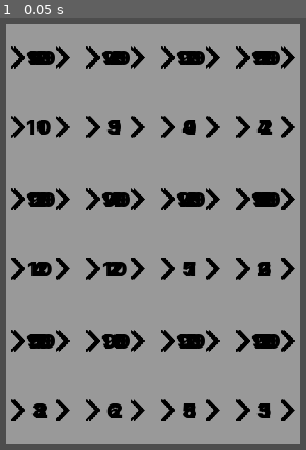
Above: before the commit, frame 1.
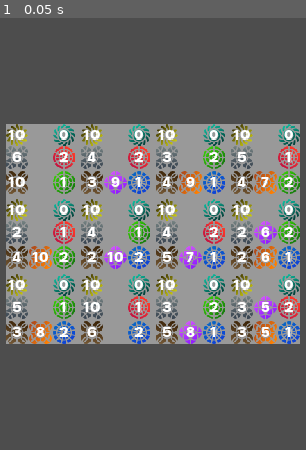
Above: after the commit, the same moment.

Repository: Pe3Hu/whao
Game: Godot game, scene res://entities/world/world.tscn
The game is run twice, just before and just after one commit, with the same random seed, the same clock (stepped at 60 frames per second) and the same inputs.
Inputs:
- Up to frame 1 (0.05 s): no input

The runs differ from the first frame. In frame 1, 66% of the frame differs, in the area x 1-99%, y 1-99%.
Error before the commit: Invalid assignment of property or key 'visible' with value of type 'bool' on a base object of type 'Nil'. (res://entities/trail/trail.gd:26)

Commit message:
Revert "version 0.002"
This reverts commit 9ac5971d13d1ed8ae3c08c1ecf2abd9ddcf1f38d.

Diff:
--- a/entities/crossroad/crossroad.gd
+++ /dev/null
@@ -1,21 +0,0 @@
-class_name Crossroad extends TextureRect
-
-
-var maze: Maze:
-	set = set_maze
-var resource: CrossroadResource:
-	set = set_resource
-
-var is_origin: bool:
-	set(is_origin_):
-		is_origin = is_origin_
-
-
-func set_resource(resource_: CrossroadResource) -> Crossroad:
-	resource = resource_
-	return self
-
-func set_maze(maze_: Maze) -> Crossroad:
-	maze = maze_
-	maze.crossroads.add_child(self)
-	return self
--- a/entities/crossroad/crossroad.tscn
+++ /dev/null
@@ -1,8 +0,0 @@
-[gd_scene load_steps=3 format=3 uid="uid://bfs7oqqxmoyl3"]
-
-[ext_resource type="Script" path="res://entities/crossroad/crossroad.gd" id="1_gxcw5"]
-[ext_resource type="Texture2D" uid="uid://dd13c4jjpve3v" path="res://entities/crossroad/active.png" id="1_wnnif"]
-
-[node name="Crossroad" type="TextureRect"]
-texture = ExtResource("1_wnnif")
-script = ExtResource("1_gxcw5")
--- a/entities/crossroad/crossroad_resource.gd
+++ /dev/null
@@ -1,20 +0,0 @@
-class_name CrossroadResource extends Resource
-
-
-var maze: MazeResource:
-	set = set_maze
-var grid: Vector2i:
-	set = set_grid
-
-var arrow_size: Vector2 = Vector2(32, 32)
-
-
-func set_grid(grid_: Vector2i) -> CrossroadResource:
-	grid = grid_
-	return self
-
-func set_maze(maze_: MazeResource) -> CrossroadResource:
-	maze = maze_
-	maze.crossroads.append(self)
-	maze.grids.crossroad[grid] = self
-	return self
--- a/entities/maze/maze.gd
+++ /dev/null
@@ -1,38 +0,0 @@
-class_name Maze extends NinePatchRect
-
-
-@export var crossroads: GridContainer
-@export var trails: GridContainer
-
-@onready var crossroad_scene = preload("res://entities/crossroad/crossroad.tscn")
-@onready var trail_scene = preload("res://entities/trail/trail.tscn")
-
-var planet: Planet:
-	set = set_planet
-var resource: MazeResource:
-	set = set_resource
-
-
-func set_planet(planet_: Planet) -> Maze:
-	planet = planet_
-	return self
-
-func set_resource(resource_: MazeResource) -> Maze:
-	resource = resource_
-
-	custom_minimum_size = resource.total_size
-	size = resource.total_size
-	init_crossroads()
-	return self
-
-func init_crossroads() -> void:
-	crossroads.columns = resource.cols
-	crossroads.set("theme_override_constants/h_separation", resource.trail_size.x)
-	crossroads.set("theme_override_constants/v_separation", resource.trail_size.y)
-
-	for crossroad_resource in resource.crossroads:
-		var crossroad = crossroad_scene.instantiate()
-		crossroad.set_resource(crossroad_resource).set_maze(self)
-
-	var a = crossroads.get_child_count()
-	pass
--- a/entities/maze/maze.tscn
+++ /dev/null
@@ -1,26 +0,0 @@
-[gd_scene load_steps=2 format=3 uid="uid://c0f5w4dd4rvd5"]
-
-[ext_resource type="Script" path="res://entities/maze/maze.gd" id="1_4mu3e"]
-
-[node name="Maze" type="NinePatchRect" node_paths=PackedStringArray("crossroads", "trails")]
-anchors_preset = 1
-anchor_left = 1.0
-anchor_right = 1.0
-offset_left = -1152.0
-offset_right = -1072.0
-offset_bottom = 80.0
-grow_horizontal = 0
-size_flags_vertical = 8
-script = ExtResource("1_4mu3e")
-crossroads = NodePath("Crossroads")
-trails = NodePath("Trails")
-
-[node name="Crossroads" type="GridContainer" parent="."]
-layout_mode = 0
-offset_right = 40.0
-offset_bottom = 40.0
-
-[node name="Trails" type="GridContainer" parent="."]
-layout_mode = 0
-offset_right = 40.0
-offset_bottom = 40.0
--- a/entities/maze/maze_resource.gd
+++ /dev/null
@@ -1,32 +0,0 @@
-class_name MazeResource extends Resource
-
-
-var planet: PlanetResource:
-	set = set_planet
-
-var crossroads: Array[CrossroadResource]
-var trails: Array[TrailResource]
-var grids: Dictionary
-
-var rows: int = 5
-var cols: int = 5
-
-var crossroad_size: Vector2 = Vector2(96, 96)
-var trail_size: Vector2 = Vector2(96, 96)
-var total_size: Vector2
-
-
-func set_planet(planet_: PlanetResource) -> MazeResource:
-	planet = planet_
-	total_size = crossroad_size * Vector2(cols, rows) + trail_size * Vector2(cols - 1, rows - 1)
-	init_crossroads()
-	return self
-
-func init_crossroads() -> void:
-	grids.crossroad = {}
-
-	for y in rows:
-		for x in cols:
-			var grid = Vector2i(x, y)
-			var crossroad = CrossroadResource.new()
-			crossroad.set_grid(grid).set_maze(self)
--- a/entities/member/member.tscn
+++ b/entities/member/member.tscn
@@ -1,15 +1,23 @@
-[gd_scene load_steps=12 format=3 uid="uid://bfs7oqqxmoyl3"]
+[gd_scene load_steps=20 format=3 uid="uid://bfs7oqqxmoyl3"]
 
 [ext_resource type="Script" path="res://entities/member/member.gd" id="1_gxcw5"]
-[ext_resource type="PackedScene" uid="uid://cqinhg46huhph" path="res://entities/trail/trail.tscn" id="2_rc8e1"]
+[ext_resource type="PackedScene" uid="uid://cqinhg46huhph" path="res://entities/token/token.tscn" id="2_rc8e1"]
 [ext_resource type="Material" uid="uid://bvfxn6etumrwn" path="res://entities/token/materials/experience.tres" id="3_g1ppb"]
+[ext_resource type="Texture2D" uid="uid://oaima86y1ss6" path="res://entities/token/images/experience.png" id="4_v1r7t"]
 [ext_resource type="Material" uid="uid://brwvgxqtaxjep" path="res://entities/token/materials/fang.tres" id="5_vms7i"]
+[ext_resource type="Texture2D" uid="uid://bl4q2ukhbjgx7" path="res://entities/token/images/fang.png" id="6_106nk"]
 [ext_resource type="Material" uid="uid://jaxghko8lwa1" path="res://entities/token/materials/claw.tres" id="7_0mp1l"]
+[ext_resource type="Texture2D" uid="uid://cbv7mmx5wbdc1" path="res://entities/token/images/claw.png" id="8_msl6o"]
 [ext_resource type="Material" uid="uid://yd7ss403or8o" path="res://entities/token/materials/extraction.tres" id="9_nxotm"]
+[ext_resource type="Texture2D" uid="uid://bh4d8yphujlm6" path="res://entities/token/images/extraction.png" id="10_0hlca"]
 [ext_resource type="Material" uid="uid://b1ir611q6d7dt" path="res://entities/token/materials/exploration.tres" id="11_a1xsr"]
+[ext_resource type="Texture2D" uid="uid://buctqy2664h05" path="res://entities/token/images/exploration.png" id="12_nfedr"]
 [ext_resource type="Material" uid="uid://c4tb24qsr0tr8" path="res://entities/token/materials/fury.tres" id="13_lsnkn"]
+[ext_resource type="Texture2D" uid="uid://c7l2uoiuv6rjx" path="res://entities/token/images/fury.png" id="14_wxs8a"]
 [ext_resource type="Material" uid="uid://bkfabyqnqogs2" path="res://entities/token/materials/cunning.tres" id="15_pnj0u"]
+[ext_resource type="Texture2D" uid="uid://cbxtbfvepcqlg" path="res://entities/token/images/cunning.png" id="16_ttrvk"]
 [ext_resource type="Material" uid="uid://cxdkhoji71uto" path="res://entities/token/materials/wisdom.tres" id="17_nc3nl"]
+[ext_resource type="Texture2D" uid="uid://uhineh5doivc" path="res://entities/token/images/wisdom.png" id="18_8p6vo"]
 
 [sub_resource type="StyleBoxFlat" id="StyleBoxFlat_0uytx"]
 
@@ -30,6 +38,8 @@
 layout_mode = 2
 size_flags_horizontal = 8
 size_flags_vertical = 0
+texture = ExtResource("4_v1r7t")
+type = "experience"
 
 [node name="Offenses" type="VBoxContainer" parent="."]
 layout_mode = 2
@@ -42,11 +52,15 @@
 unique_name_in_owner = true
 material = ExtResource("5_vms7i")
 layout_mode = 2
+texture = ExtResource("6_106nk")
+type = "fang"
 
 [node name="Claw" parent="Offenses" instance=ExtResource("2_rc8e1")]
 unique_name_in_owner = true
 material = ExtResource("7_0mp1l")
 layout_mode = 2
+texture = ExtResource("8_msl6o")
+type = "claw"
 
 [node name="Supports" type="VBoxContainer" parent="."]
 layout_mode = 2
@@ -59,11 +73,15 @@
 unique_name_in_owner = true
 material = ExtResource("9_nxotm")
 layout_mode = 2
+texture = ExtResource("10_0hlca")
+type = "extraction"
 
 [node name="Exploration" parent="Supports" instance=ExtResource("2_rc8e1")]
 unique_name_in_owner = true
 material = ExtResource("11_a1xsr")
 layout_mode = 2
+texture = ExtResource("12_nfedr")
+type = "exploration"
 
 [node name="Defenses" type="VBoxContainer" parent="."]
 layout_mode = 2
@@ -76,13 +94,19 @@
 unique_name_in_owner = true
 material = ExtResource("13_lsnkn")
 layout_mode = 2
+texture = ExtResource("14_wxs8a")
+type = "fury"
 
 [node name="Cunning" parent="Defenses" instance=ExtResource("2_rc8e1")]
 unique_name_in_owner = true
 material = ExtResource("15_pnj0u")
 layout_mode = 2
+texture = ExtResource("16_ttrvk")
+type = "cunning"
 
 [node name="Wisdom" parent="Defenses" instance=ExtResource("2_rc8e1")]
 unique_name_in_owner = true
 material = ExtResource("17_nc3nl")
 layout_mode = 2
+texture = ExtResource("18_8p6vo")
+type = "wisdom"
--- a/entities/planet/planet.gd
+++ b/entities/planet/planet.gd
@@ -4,7 +4,6 @@
 @export var world: World
 @export var dungeons: VBoxContainer
 @export var guilds: VBoxContainer
-@export var maze: Maze
 
 @onready var dungeon_scene = preload("res://entities/dungeon/dungeon.tscn")
 @onready var guild_scene = preload("res://entities/guild/guild.tscn")
@@ -14,7 +13,6 @@
 
 func _ready() -> void:
 	resource = PlanetResource.new()
-	maze.resource = resource.maze
 
 	init_guilds()
 	init_dungeons()
--- a/entities/planet/planet.tscn
+++ b/entities/planet/planet.tscn
@@ -1,11 +1,10 @@
-[gd_scene load_steps=4 format=3 uid="uid://bm5me58j23h86"]
+[gd_scene load_steps=3 format=3 uid="uid://bm5me58j23h86"]
 
 [ext_resource type="Script" path="res://entities/planet/planet.gd" id="1_piy68"]
-[ext_resource type="PackedScene" uid="uid://c0f5w4dd4rvd5" path="res://entities/maze/maze.tscn" id="2_bopng"]
 
 [sub_resource type="StyleBoxFlat" id="StyleBoxFlat_0uytx"]
 
-[node name="Planet" type="PanelContainer" node_paths=PackedStringArray("dungeons", "guilds", "maze")]
+[node name="Planet" type="PanelContainer" node_paths=PackedStringArray("dungeons", "guilds")]
 anchors_preset = 8
 anchor_left = 0.5
 anchor_top = 0.5
@@ -17,11 +16,6 @@
 script = ExtResource("1_piy68")
 dungeons = NodePath("HBox/Dungeons")
 guilds = NodePath("HBox/Guilds")
-maze = NodePath("Maze")
-
-[node name="Maze" parent="." instance=ExtResource("2_bopng")]
-visible = false
-layout_mode = 2
 
 [node name="HBox" type="HBoxContainer" parent="."]
 layout_mode = 2
--- a/entities/planet/planet_resource.gd
+++ b/entities/planet/planet_resource.gd
@@ -1,14 +1,11 @@
 class_name PlanetResource extends Resource
 
 
-var maze: MazeResource
 var dungeons: Array[DungeonResource]
 var guilds: Array[GuildResource]
 
 
 func _init() -> void:
-	maze = MazeResource.new()
-	maze.planet = self
 	init_guilds()
 	init_dungeons()
 	prepare_dungeon()
--- a/entities/trail/trail.gd
+++ /dev/null
@@ -1,42 +0,0 @@
-@tool
-class_name Trail extends TextureButton
-
-
-@export_enum("north", "east", "south", "west") var windrose: String = "south":
-	set(windrose_):
-		windrose = windrose_
-		var windroses = ["north", "east", "south", "west"]
-		var directions = ["up", "right", "down", "left"]
-		var index = windroses.find(windrose)
-		#var index = Global.arr.windrose.find(windrose)
-		var active_directions = []
-		#var inactive_directions = []
-
-		match index % 2:
-			0:
-				active_directions = ["up", "down"]
-				#inactive_directions = ["right", "left"]
-			1:
-				active_directions = ["right", "left"]
-				#inactive_directions = ["up", "down"]
-
-		#for direction in Global.arr.direction:
-		for direction in directions:
-			var rect = get(direction)
-			rect.visible = active_directions.has(direction)
-
-			if active_directions.has(direction):
-				rect.texture = load("res://entities/trail/images/" + windrose + ".png")
-
-@export var value: int:
-	set(value_):
-		value = value_
-		weight.text = str(value)
-	get:
-		return value
-
-@export var weight: Label
-@export var up: TextureRect
-@export var right: TextureRect
-@export var down: TextureRect
-@export var left: TextureRect
--- a/entities/trail/trail.tscn
+++ /dev/null
@@ -1,91 +0,0 @@
-[gd_scene load_steps=5 format=3 uid="uid://cqinhg46huhph"]
-
-[ext_resource type="Script" path="res://entities/trail/trail.gd" id="1_wf1wf"]
-[ext_resource type="Texture2D" uid="uid://xb2e0q5267tq" path="res://entities/trail/images/east.png" id="3_o1swe"]
-[ext_resource type="Texture2D" uid="uid://dme0yv3mhwon7" path="res://entities/trail/images/south.png" id="4_g1n27"]
-[ext_resource type="FontFile" uid="uid://33eqagvh85us" path="res://assets/fonts/digital/Inter-Black.ttf" id="6_q0fey"]
-
-[node name="Trail" type="TextureButton" node_paths=PackedStringArray("weight", "up", "right", "down", "left")]
-custom_minimum_size = Vector2(96, 96)
-offset_right = 72.0
-offset_bottom = 72.0
-script = ExtResource("1_wf1wf")
-windrose = "east"
-value = 99
-weight = NodePath("Weight")
-up = NodePath("Up")
-right = NodePath("Right")
-down = NodePath("Down")
-left = NodePath("Left")
-
-[node name="Up" type="TextureRect" parent="."]
-visible = false
-layout_mode = 1
-anchors_preset = 5
-anchor_left = 0.5
-anchor_right = 0.5
-offset_left = -16.0
-offset_right = 16.0
-offset_bottom = 32.0
-grow_horizontal = 2
-texture = ExtResource("4_g1n27")
-
-[node name="Right" type="TextureRect" parent="."]
-layout_mode = 1
-anchors_preset = 6
-anchor_left = 1.0
-anchor_top = 0.5
-anchor_right = 1.0
-anchor_bottom = 0.5
-offset_left = -32.0
-offset_top = -16.0
-offset_bottom = 16.0
-grow_horizontal = 0
-grow_vertical = 2
-texture = ExtResource("3_o1swe")
-
-[node name="Down" type="TextureRect" parent="."]
-visible = false
-layout_mode = 1
-anchors_preset = 7
-anchor_left = 0.5
-anchor_top = 1.0
-anchor_right = 0.5
-anchor_bottom = 1.0
-offset_left = -16.0
-offset_top = -32.0
-offset_right = 16.0
-grow_horizontal = 2
-grow_vertical = 0
-texture = ExtResource("4_g1n27")
-
-[node name="Left" type="TextureRect" parent="."]
-layout_mode = 1
-anchors_preset = 4
-anchor_top = 0.5
-anchor_bottom = 0.5
-offset_top = -16.0
-offset_right = 32.0
-offset_bottom = 16.0
-grow_vertical = 2
-texture = ExtResource("3_o1swe")
-
-[node name="Weight" type="Label" parent="."]
-layout_mode = 1
-anchors_preset = 8
-anchor_left = 0.5
-anchor_top = 0.5
-anchor_right = 0.5
-anchor_bottom = 0.5
-offset_left = -46.0
-offset_top = -19.0
-offset_right = 46.0
-offset_bottom = 19.0
-grow_horizontal = 2
-grow_vertical = 2
-theme_override_colors/font_color = Color(0, 0, 0, 1)
-theme_override_fonts/font = ExtResource("6_q0fey")
-theme_override_font_sizes/font_size = 30
-text = "99"
-horizontal_alignment = 1
-vertical_alignment = 1
--- a/entities/trail/trail_resource.gd
+++ /dev/null
@@ -1,20 +0,0 @@
-class_name TrailResource extends Resource
-
-
-var maze: MazeResource:
-	set = set_maze
-var grid: Vector2i:
-	set = set_grid
-
-var total_size: Vector2 = Vector2(96, 96)
-
-
-func set_grid(grid_: Vector2i) -> TrailResource:
-	grid = grid_
-	return self
-
-func set_maze(maze_: MazeResource) -> TrailResource:
-	maze = maze_
-	maze.trails.append(self)
-	maze.grids.trails[grid] = self
-	return self
Binary file removed: entities/crossroad/active.png
Not shown, removed: entities/crossroad/active.png.import
Binary file removed: entities/crossroad/inactive.png
Not shown, removed: entities/crossroad/inactive.png.import
Binary file removed: entities/trail/images/east.png
Not shown, removed: entities/trail/images/east.png.import
Binary file removed: entities/trail/images/north.png
Not shown, removed: entities/trail/images/north.png.import
Binary file removed: entities/trail/images/south.png
Not shown, removed: entities/trail/images/south.png.import
Binary file removed: entities/trail/images/west.png
Not shown, removed: entities/trail/images/west.png.import
